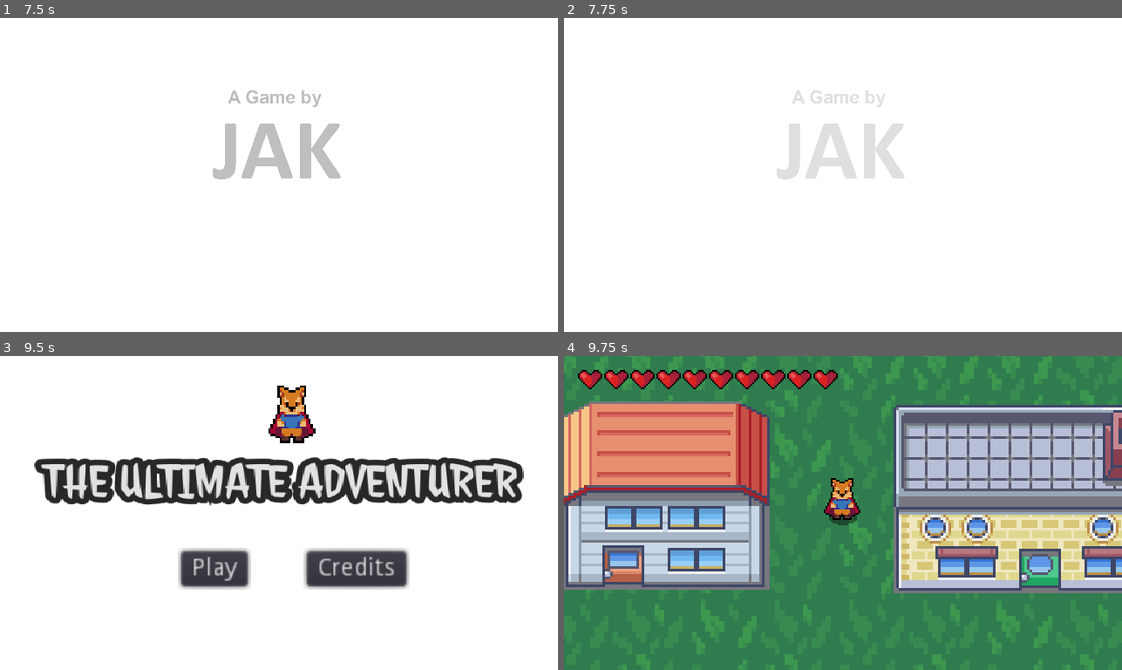
Above: before the commit, frames 1-4 (two rows, left to right).
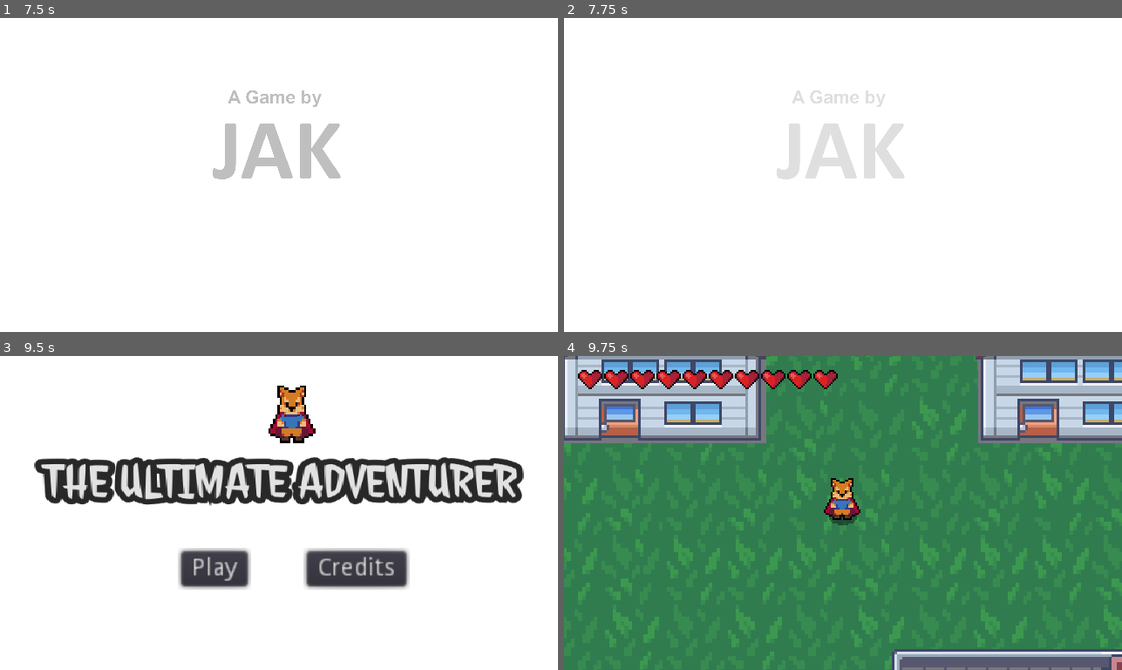
Above: after the commit, the same moments.

Repository: Jonak-Adipta-Kalita/JAK-Ultimate-Adventure-Game
Game: Godot game, scene res://OtherScreens/Intro.tscn
Same seed, same stepped clock (60 frames per second), same inputs: the game is played once before the commit and once after it.
Inputs:
- Up to frame 1 (7.5 s): tap Enter at 0.5, 4.25, 5.75 s; hold Right (ui_right) 0.53-1.28 s; tap J (attack) every 1.5 s from 0.6 to 6.6 s; hold Down (ui_down) 1.28-2.03 s; tap K (roll) every 1.5 s from 1.35 to 7.35 s; hold Right (ui_right) 2.03-2.78 s; hold Up (ui_up) 2.78-3.53 s; tap Space at 3.5, 5 s; hold Left (ui_left) 3.53-5.03 s; hold Down (ui_down) 5.03-5.78 s; hold Right (ui_right) 5.78-6.53 s; hold Up (ui_up) 6.53-7.28 s; hold Right (ui_right) from 7.28 s (still down)
- Up to frame 2 (7.75 s): keep holding Right (ui_right)
- Up to frame 3 (9.5 s): release Right (ui_right) at 8.03 s; hold Down (ui_down) 8.03-8.78 s; tap J (attack) at 8.1 s; tap Space at 8.75 s; hold Left (ui_left) from 8.78 s (still down); tap K (roll) at 8.85 s
- Up to frame 4 (9.75 s): release Left (ui_left) at 9.5 s; click "Play" at 9.5 s

Frames 1-3 are identical in both runs. In frame 4, 61% of the frame differs, in the area x 0-100%, y 0-100%.

Commit message:
i hate map designing....

Diff:
--- /dev/null
+++ b/Buildings/Interriors/BuildingInterrior.tscn
@@ -0,0 +1,8 @@
+[gd_scene load_steps=2 format=2]
+
+[ext_resource path="res://Player/Player.tscn" type="PackedScene" id=1]
+
+[node name="BuildingInterrior" type="Node2D"]
+
+[node name="Player" parent="." instance=ExtResource( 1 )]
+position = Vector2( 192, 168 )
--- a/Buildings/Interriors/LabInterrior.tscn
+++ b/Buildings/Interriors/LabInterrior.tscn
@@ -1,9 +1,5 @@
 [gd_scene load_steps=2 format=2]
 
-[ext_resource path="res://Player/Player.tscn" type="PackedScene" id=1]
+[ext_resource path="res://Buildings/Interriors/BuildingInterrior.tscn" type="PackedScene" id=1]
 
-[node name="LabInterrior" type="Sprite"]
-centered = false
-
-[node name="Player" parent="." instance=ExtResource( 1 )]
-position = Vector2( 144, 165 )
+[node name="LabInterrior" instance=ExtResource( 1 )]
--- /dev/null
+++ b/Buildings/Interriors/PlayerHouseInterrior.tscn
@@ -0,0 +1,5 @@
+[gd_scene load_steps=2 format=2]
+
+[ext_resource path="res://Buildings/Interriors/BuildingInterrior.tscn" type="PackedScene" id=1]
+
+[node name="PlayerHouseInterrior" instance=ExtResource( 1 )]
--- /dev/null
+++ b/Buildings/Interriors/RivalHouseInterrior.tscn
@@ -0,0 +1,5 @@
+[gd_scene load_steps=2 format=2]
+
+[ext_resource path="res://Buildings/Interriors/BuildingInterrior.tscn" type="PackedScene" id=1]
+
+[node name="RivalHouseInterrior" instance=ExtResource( 1 )]
--- a/MainScreens/Map.tscn
+++ b/MainScreens/Map.tscn
@@ -16,8 +16,8 @@
 }
 
 [node name="Background" type="Sprite" parent="."]
-position = Vector2( 280, 180 )
-scale = Vector2( 2.65, 3.15555 )
+position = Vector2( 160, 96 )
+scale = Vector2( 2.2, 2.48889 )
 texture = ExtResource( 7 )
 region_enabled = true
 region_rect = Rect2( 0, 0, 320, 180 )
@@ -32,10 +32,10 @@
 position = Vector2( 160, 96 )
 
 [node name="TopLeft" parent="Camera/Limits" index="0"]
-position = Vector2( -144, -104 )
+position = Vector2( -192, -128 )
 
 [node name="BottomRight" parent="Camera/Limits" index="1"]
-position = Vector2( 704, 464 )
+position = Vector2( 512, 320 )
 
 [node name="YSort" type="YSort" parent="."]
 
@@ -53,11 +53,16 @@
 
 [node name="Buildings" type="YSort" parent="YSort"]
 
-[node name="House1" parent="YSort/Buildings" instance=ExtResource( 9 )]
-position = Vector2( 58, 100 )
+[node name="PlayerHouse" parent="YSort/Buildings" instance=ExtResource( 9 )]
+position = Vector2( 56, 16 )
+pathToInterrior = "res://Buildings/Interriors/PlayerHouseInterrior.tscn"
+
+[node name="RivalHouse" parent="YSort/Buildings" instance=ExtResource( 9 )]
+position = Vector2( 296, 16 )
+pathToInterrior = "res://Buildings/Interriors/RivalrHouseInterrior.tscn"
 
 [node name="Lab" parent="YSort/Buildings" instance=ExtResource( 8 )]
-position = Vector2( 273, 92 )
+position = Vector2( 272, 232 )
 pathToInterrior = "res://Buildings/Interriors/LabInterrior.tscn"
 
 [node name="Trees" type="YSort" parent="YSort"]
